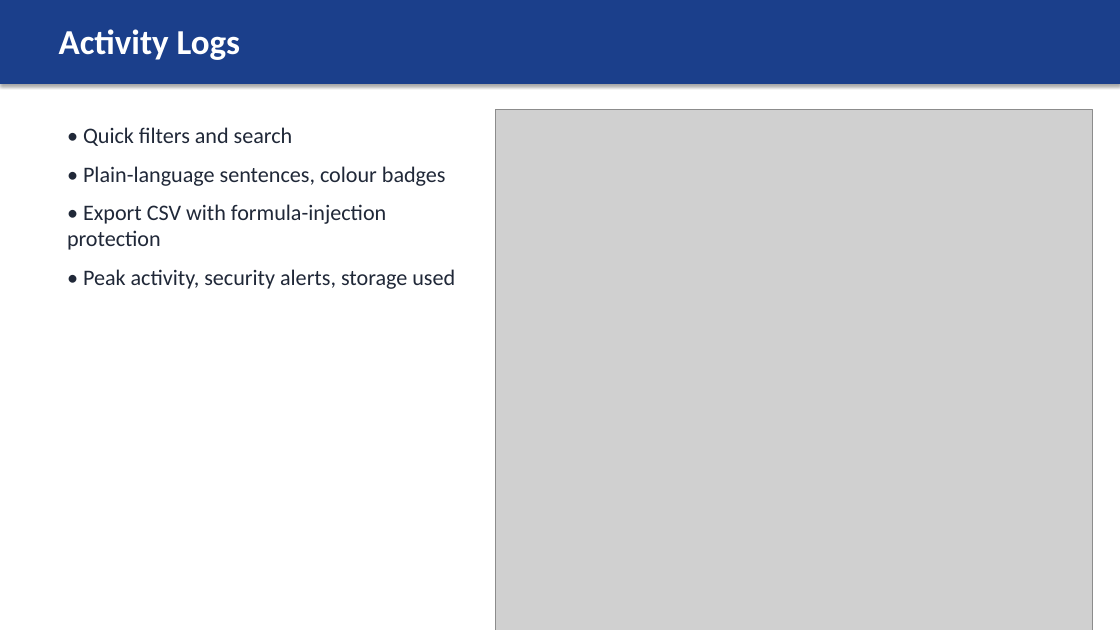
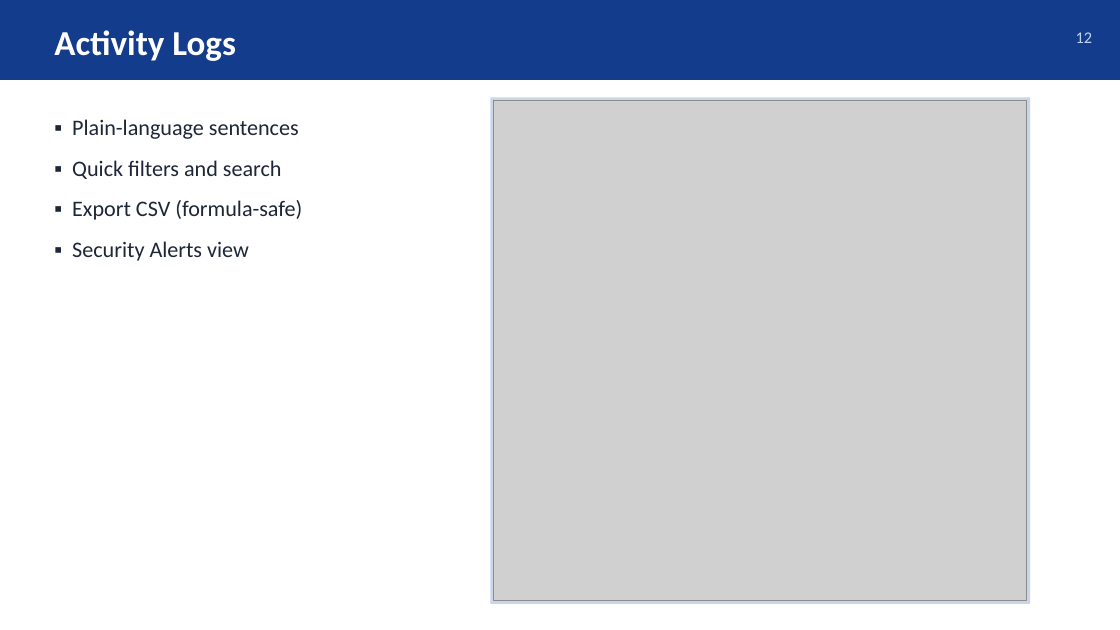
Before and after one commit to osmansalarov/ECMS-FYP2, a slide deck: slide 12 of docs/ECMS_FYP2_M2_Presentation.pptx (slide 11 before the commit). Drawn at 1120x630 pixels with LibreOffice and Linux fonts; fonts in the diff are those of the drawing; grey boxes stand for pictures. Boxes give left, top, right and bottom in pixels: in the first picture for what was removed or moved away, otherwise in the second. Text is boxed around its words. In the diff, an @@ line names an element or a change of style, - is before the commit and + after.

```diff
--- a/docs/ECMS_FYP2_M2_Presentation.pptx
+++ b/docs/ECMS_FYP2_M2_Presentation.pptx
@@ rectangle: place and size @@
-rectangle at (0,0,1120,84)
+rectangle at (0,0,1120,80)
@@ rectangle at (0,0,1120,80): fill #1B3F8B to #143C8C; shadow off @@
@@ text "Activity Logs" at (54,30,236,61): vertical alignment top to middle @@
@@ text added at (1076,32,1093,43), 14 pt, text #BFD3F5 @@
+12
@@ text at (72,119,302,261): text changed; text colour #202838 to #1E2738 @@
-• Quick filters and search
-• Plain-language sentences, colour badges
-• Export CSV with formula-injection protection
-• Peak activity, security alerts, storage used
+▪ Plain-language sentences
+▪ Quick filters and search
+▪ Export CSV (formula-safe)
+▪ Security Alerts view
@@ rectangle added at (491,97,1031,604), fill #C9D6EA @@
@@ picture added at (494,101,1028,601) @@
@@ picture removed at (496,109,1092,630) @@
```
Also in this commit, not shown: 5 other slides changed, 11 slides added, 9 slides removed, 32 other files.
